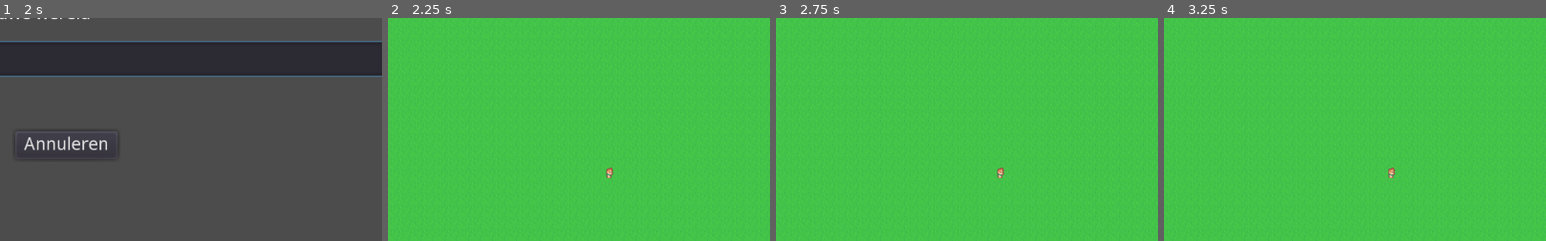
Above: before the commit, frames 1-4 (left to right).
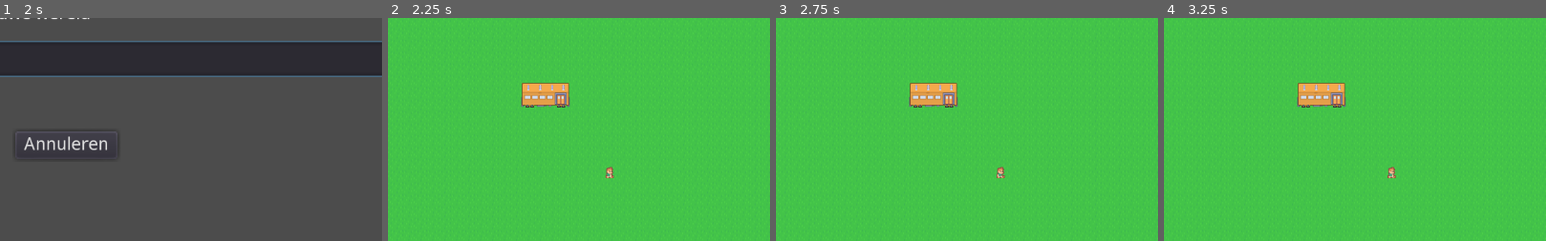
Above: after the commit, the same moments.

Repository: 2zqa/traingame
Game: Godot game, scene res://Scenes/MainMenu/TitleScreen.tscn
The game is run twice, just before and just after one commit, with the same random seed, the same clock (stepped at 60 frames per second) and the same inputs.
Inputs (mouse positions are % of the whole screen's width and height, from its top left):
- Up to frame 1 (2 s): click "Start nieuw spel" at 0.5 s; click (50, 25) at 1.27 s; type "Alex" at 1.35 s
- Up to frame 2 (2.25 s): click "Maken" at 2 s
- Up to frame 3 (2.75 s): no input
- Up to frame 4 (3.25 s): click (4, 18) at 2.75 s
The pictures show only the part of the screen within x 22-72%, y 16-66%; the shares and areas given below are measured in that part.

Frame 1 is identical in both runs. In frame 2, 1.4% of the frame differs, in the area x 34-60%, y 29-72%; in frame 3, 1.4%; in frame 4, 1.4%.

Commit message:
Add a first train car to the world

Diff:
--- a/TrainGame-Godot/Scenes/GameScreen.tscn
+++ b/TrainGame-Godot/Scenes/GameScreen.tscn
@@ -6,6 +6,7 @@
 [ext_resource path="res://Scenes/ObjectsTileMap.tscn" type="PackedScene" id=4]
 [ext_resource path="res://Scenes/SideMenu/SideMenu.tscn" type="PackedScene" id=5]
 [ext_resource path="res://Scenes/Inhabitant.tscn" type="PackedScene" id=6]
+[ext_resource path="res://Scenes/TrainCar.tscn" type="PackedScene" id=7]
 
 [node name="GameScreen" type="Node2D"]
 script = ExtResource( 1 )
@@ -22,6 +23,10 @@
 tile_data = PoolIntArray(  )
 
 [node name="Inhabitant" parent="World" instance=ExtResource( 6 )]
+frame = 3
+
+[node name="TrainCar" parent="World" instance=ExtResource( 7 )]
+position = Vector2( -112, -112 )
 
 [node name="CanvasLayer" type="CanvasLayer" parent="."]
 
--- a/TrainGame-Godot/Scenes/Inhabitant.tscn
+++ b/TrainGame-Godot/Scenes/Inhabitant.tscn
@@ -7,27 +7,27 @@
 [ext_resource path="res://Scenes/Inhabitant.gd" type="Script" id=5]
 
 [sub_resource type="AtlasTexture" id=1]
+atlas = ExtResource( 3 )
+region = Rect2( 0, 0, 11, 16 )
+
+[sub_resource type="AtlasTexture" id=2]
+atlas = ExtResource( 3 )
+region = Rect2( 0, 16, 11, 16 )
+
+[sub_resource type="AtlasTexture" id=3]
+atlas = ExtResource( 3 )
+region = Rect2( 0, 32, 11, 16 )
+
+[sub_resource type="AtlasTexture" id=4]
 atlas = ExtResource( 2 )
 region = Rect2( 0, 0, 11, 16 )
 
-[sub_resource type="AtlasTexture" id=2]
+[sub_resource type="AtlasTexture" id=5]
 atlas = ExtResource( 2 )
 region = Rect2( 0, 16, 11, 16 )
 
-[sub_resource type="AtlasTexture" id=3]
+[sub_resource type="AtlasTexture" id=6]
 atlas = ExtResource( 2 )
-region = Rect2( 0, 32, 11, 16 )
-
-[sub_resource type="AtlasTexture" id=4]
-atlas = ExtResource( 3 )
-region = Rect2( 0, 0, 11, 16 )
-
-[sub_resource type="AtlasTexture" id=5]
-atlas = ExtResource( 3 )
-region = Rect2( 0, 16, 11, 16 )
-
-[sub_resource type="AtlasTexture" id=6]
-atlas = ExtResource( 3 )
 region = Rect2( 0, 32, 11, 16 )
 
 [sub_resource type="AtlasTexture" id=7]
@@ -58,12 +58,12 @@
 animations = [ {
 "frames": [ SubResource( 1 ), SubResource( 2 ), SubResource( 1 ), SubResource( 3 ) ],
 "loop": true,
-"name": "left",
+"name": "right",
 "speed": 4.0
 }, {
 "frames": [ SubResource( 4 ), SubResource( 5 ), SubResource( 4 ), SubResource( 6 ) ],
 "loop": true,
-"name": "right",
+"name": "left",
 "speed": 4.0
 }, {
 "frames": [ SubResource( 7 ), SubResource( 8 ), SubResource( 7 ), SubResource( 9 ) ],
@@ -80,6 +80,7 @@
 [node name="Inhabitant" type="AnimatedSprite"]
 frames = SubResource( 13 )
 animation = "right"
+frame = 2
 playing = true
 centered = false
 offset = Vector2( 0, -3 )
--- /dev/null
+++ b/TrainGame-Godot/Scenes/TrainCar.tscn
@@ -0,0 +1,8 @@
+[gd_scene load_steps=2 format=2]
+
+[ext_resource path="res://Images/train_1_hor.png" type="Texture" id=1]
+
+[node name="TrainCar" type="Sprite"]
+texture = ExtResource( 1 )
+centered = false
+offset = Vector2( 0, -3 )
Binary file added: TrainGame-Godot/Images/train_1_hor.png
Not shown, added: TrainGame-Godot/Images/train_1_hor.png.import
Not shown: 1 places in TrainGame-Godot/Scenes/GameScreen.tscn that only renumber resources
